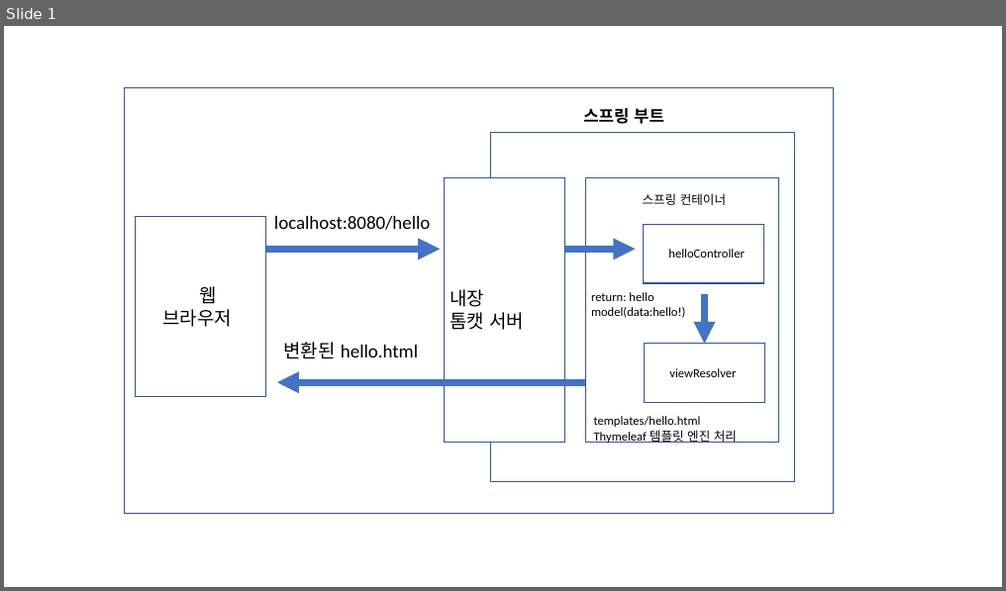
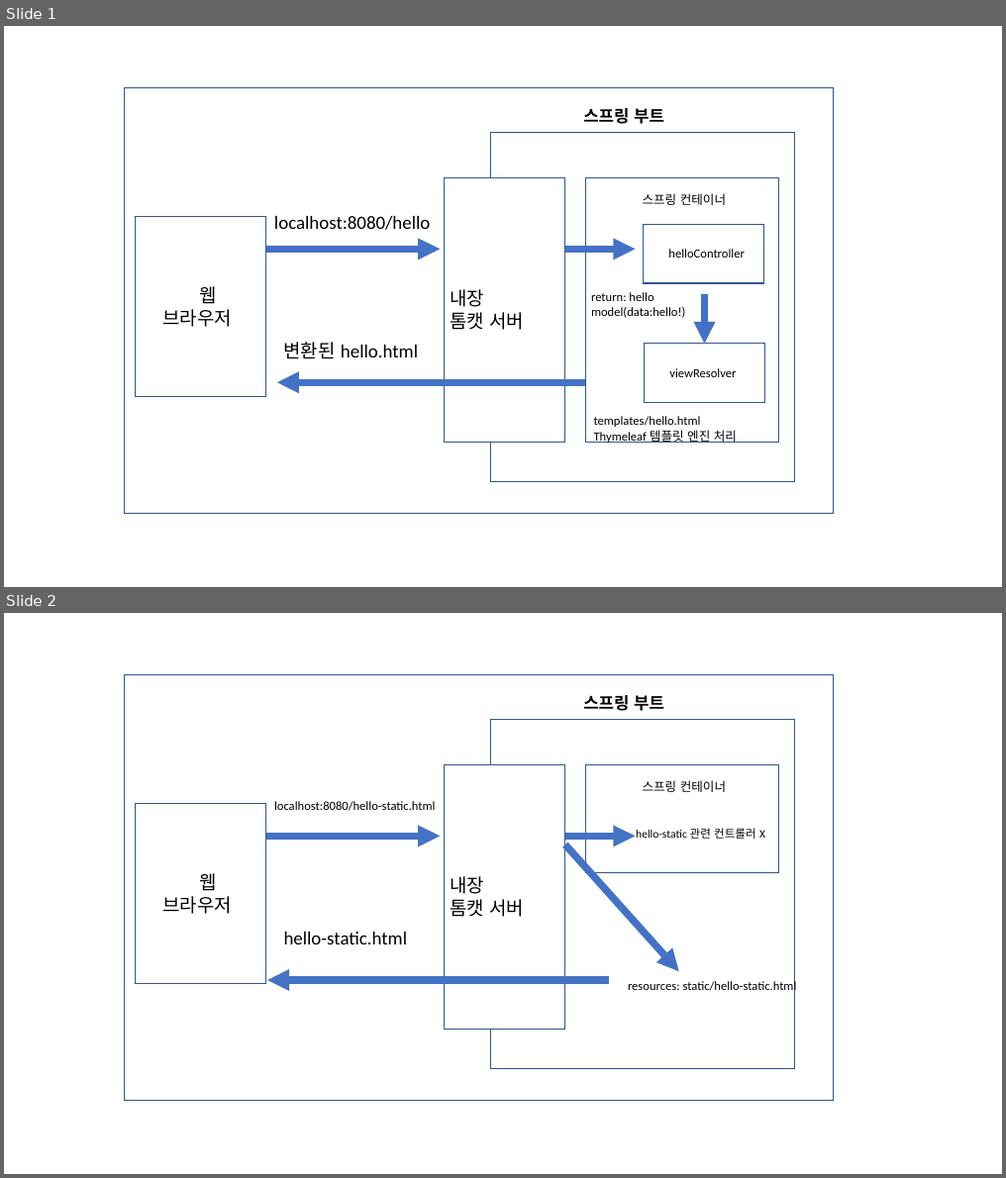
Before and after one commit to SEO-YJ/practice-spring, a slide deck: spring-note.pptx. Shown one above the other, each under a label of ours: slide 1 before the commit, slides 1 and 2 after it. The pictures are 1006x591 and 1006x1178 pixels, drawn with LibreOffice and Linux fonts; fonts in the diff are those of the drawing. Boxes give left, top, right and bottom in pixels: in the first picture for what was removed or moved away, otherwise in the second. Text is boxed around its words. In the diff, an @@ line names an element or a change of style, - is before the commit and + after.

Commit message:
[add] Section2 스프링 웹 개발 기초 -> 정적 컨텐츠, MVC와 템플릿 엔진 feat: 스프링 입문 - 코드로 배우는 스프링 부트, 웹 MVC, DB 접근 기술

```diff
--- a/spring-note.pptx
+++ b/spring-note.pptx
@@ slide 2 added at bbox=[4, 613, 1002, 1174], background #FFFFFF @@
@@ rectangle added at bbox=[125, 674, 834, 1100], outline #325491 1 pt @@
@@ text added at bbox=[583, 695, 664, 711], 16 pt, text #000000, bold @@
+스프링 부트
@@ rectangle added at bbox=[491, 719, 795, 1069], outline #325491 1 pt @@
@@ rectangle added at bbox=[445, 765, 565, 1029], fill #FFFFFF, outline #325491 1 pt @@
@@ rectangle added at bbox=[586, 765, 779, 872], fill #FFFFFF, outline #325491 1 pt @@
@@ text added at bbox=[643, 780, 726, 792], 12 pt, text #000000 @@
+스프링 컨테이너
@@ rectangle added at bbox=[135, 804, 266, 983], outline #325491 1 pt @@
@@ text added at bbox=[274, 801, 436, 811], 12 pt, text #000000 @@
+localhost:8080/hello-static.html
@@ arrow added from (266, 836) to (440, 836), #4472C4 7 pt @@
@@ arrow added from (565, 836) to (635, 836), #4472C4 7 pt @@
@@ arrow added from (565, 845) to (679, 971), #4472C4 7 pt @@
@@ text added at bbox=[636, 828, 765, 839], 11 pt, text #000000 @@
+hello-static 관련 컨트롤러 X
@@ text added at bbox=[162, 873, 232, 914], 18 pt, text #000000 @@
+웹
+브라우저
@@ text added at bbox=[450, 876, 524, 917], 18 pt, text #000000 @@
+내장
+톰캣 서버
@@ text added at bbox=[284, 932, 408, 945], 18 pt, text #000000 @@
+hello-static.html
@@ arrow added from (609, 980) to (267, 980), #4472C4 7 pt @@
@@ text added at bbox=[628, 979, 797, 993], 12 pt, text #000000 @@
+resources: static/hello-static.html
```
Also in this commit, not shown: 1 other slide added, 12 other files.
